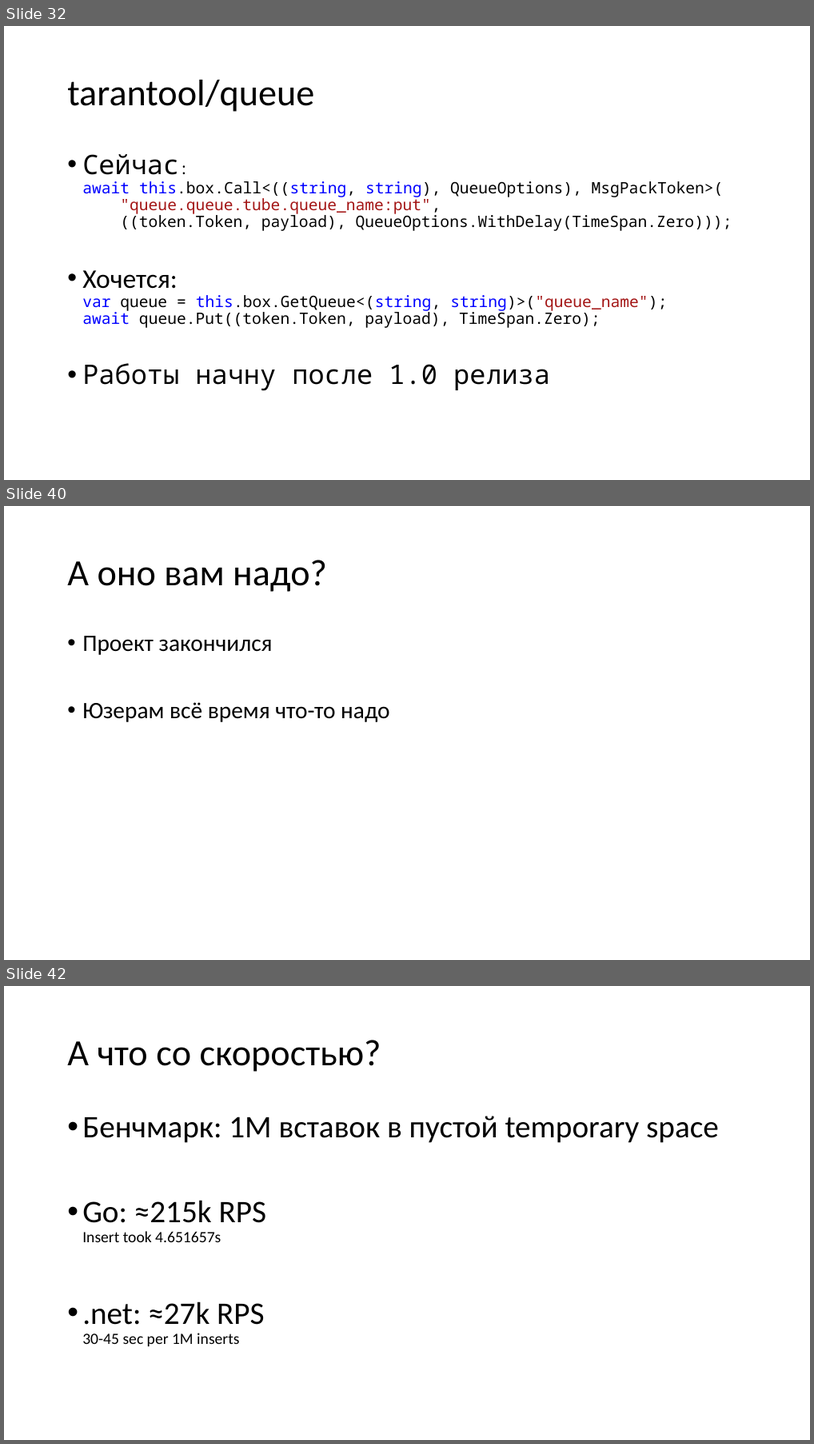
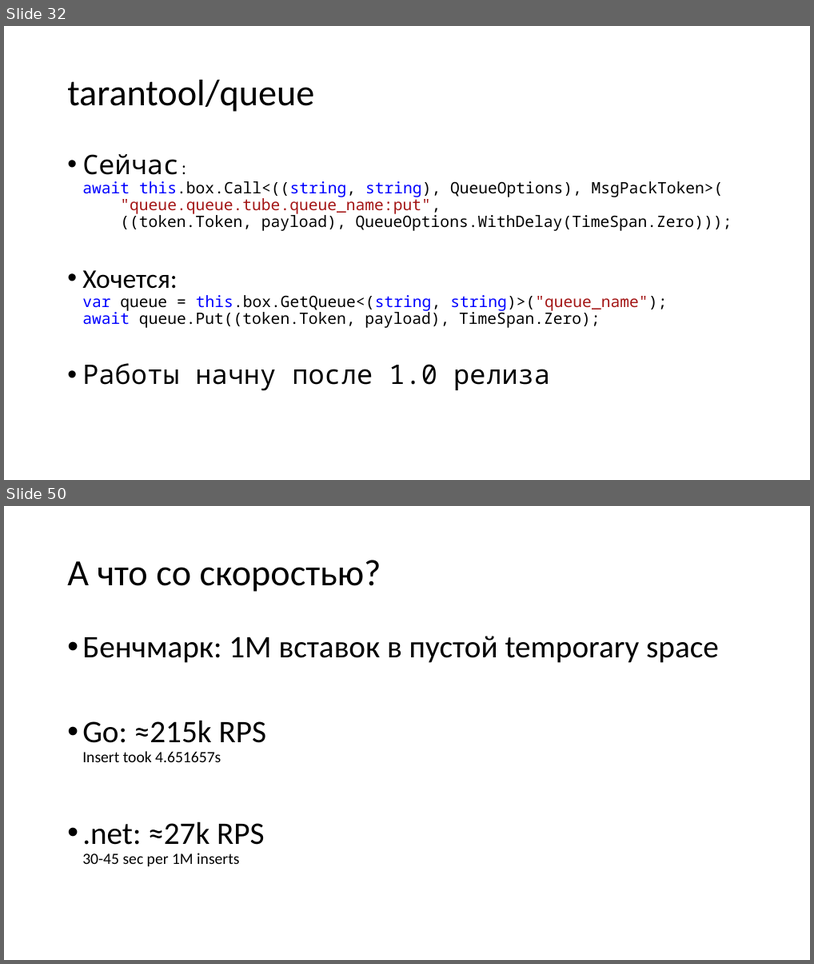
Before and after one commit to aensidhe/presentations, a slide deck: 2018/09/dotnext/Что такое Tarantool и его использование в .net.pptx. Shown one above the other, each under a label of ours: slides 32, 40 and 42 before the commit, slides 32 and 50 after it; the slides between them are not shown. The pictures are 814x1444 and 814x964 pixels, drawn with LibreOffice and Linux fonts; fonts in the diff are those of the drawing. Boxes give left, top, right and bottom in pixels: in the first picture for what was removed or moved away, otherwise in the second. Text is boxed around its words. In the diff, an @@ line names an element or a change of style, - is before the commit and + after.

```diff
--- a/2018/09/dotnext/Что такое Tarantool и его использование в .net.pptx
+++ b/2018/09/dotnext/Что такое Tarantool и его использование в .net.pptx
@@ slide 40 removed at box(4, 506, 810, 960), background #FFFFFF @@
@@ title removed at box(67, 560, 327, 592) @@
-А оно вам надо?
@@ text removed at box(82, 636, 390, 722) @@
-• Проект закончился
-• Юзерам всё время что-то надо
@@ what was slide 42 is now slide 50 @@
```
Also in this commit, not shown: 25 slides added, 8 other slides removed.
